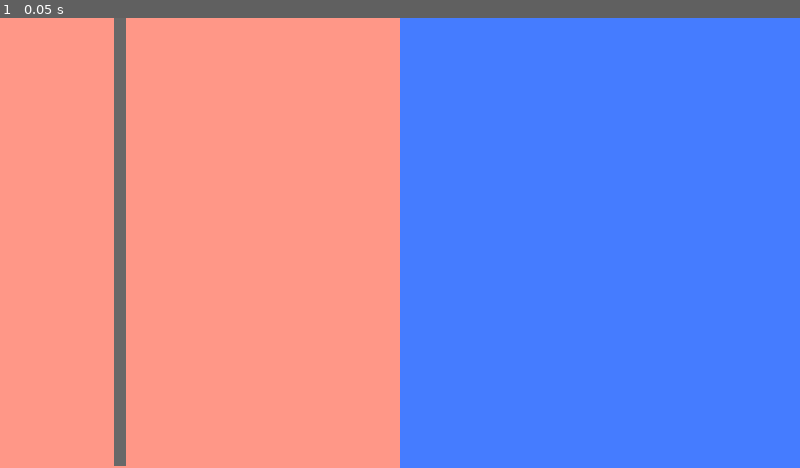
Above: before the commit, frame 1.
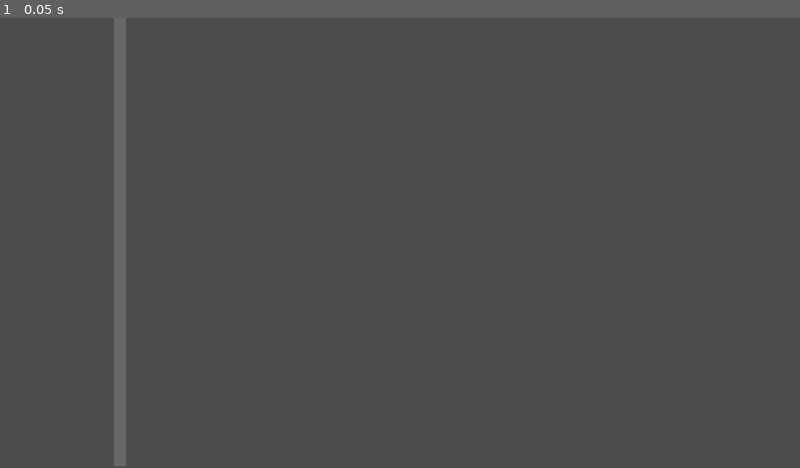
Above: after the commit, the same moment.

Repository: LucieFaure-Beaulande/neopong
Game: Godot game, scene res://Game/board/board.tscn
The game is run twice, just before and just after one commit, with the same random seed, the same clock (stepped at 60 frames per second) and the same inputs.
Inputs:
- Up to frame 1 (0.05 s): no input

The runs differ from the first frame. In frame 1, 99% of the frame differs, in the area x 0-100%, y 0-100%.

Commit message:
changed projectile size

Diff:
--- a/Game/board/board.tscn
+++ b/Game/board/board.tscn
@@ -20,6 +20,7 @@
 rotation = -1.5707964
 
 [node name="ColorRect" type="ColorRect" parent="." unique_id=1737327288]
+visible = false
 offset_right = 720.0
 offset_bottom = 640.0
 mouse_filter = 1
@@ -27,6 +28,7 @@
 metadata/_edit_use_anchors_ = true
 
 [node name="ColorRect2" type="ColorRect" parent="." unique_id=1419195896]
+visible = false
 offset_top = 640.0
 offset_right = 720.0
 offset_bottom = 1280.0
@@ -42,12 +44,13 @@
 [node name="CollisionShape2D" type="CollisionShape2D" parent="Slingshot" unique_id=1234964609]
 position = Vector2(361.75, 1133.5)
 shape = SubResource("RectangleShape2D_43rjr")
+debug_color = Color(0.7375592, 0.46834207, 0.031818468, 0.41960785)
 
 [node name="VacuumZone" parent="." unique_id=1960340670 instance=ExtResource("1_qj6ra")]
 position = Vector2(360, 1143)
 
 [node name="CollisionShape2D" type="CollisionShape2D" parent="VacuumZone" unique_id=728963688]
-position = Vector2(-3, 2)
+position = Vector2(-6.0000176, -988)
 shape = SubResource("RectangleShape2D_uhwdc")
 debug_color = Color(0.9902335, 0, 0.2865104, 0.41960785)
 
--- a/Game/slingshot/slingshot.tscn
+++ b/Game/slingshot/slingshot.tscn
@@ -2,11 +2,9 @@
 
 [ext_resource type="Texture2D" uid="uid://ioxodhhnvrbk" path="res://Game/slingshot/assets/trajectory_dash_line.png" id="1_2vby6"]
 [ext_resource type="Script" uid="uid://ns6s3mn2ncxi" path="res://Game/slingshot/slingshot.gd" id="1_wkq5f"]
-[ext_resource type="PackedScene" uid="uid://v0s1jbtupl54" path="res://Game/slingshot/slingshot_projectile.tscn" id="2_xxrtu"]
 
 [node name="Slingshot" type="Area2D" unique_id=518190497]
 script = ExtResource("1_wkq5f")
-projectile_scene = ExtResource("2_xxrtu")
 metadata/_custom_type_script = "uid://cbynmiekcj4to"
 
 [node name="LineLeft" type="Line2D" parent="." unique_id=2131308657]
--- a/Game/slingshot/slingshot_projectile.tscn
+++ b/Game/slingshot/slingshot_projectile.tscn
@@ -5,11 +5,10 @@
 bounce = 1.0
 
 [sub_resource type="SphereMesh" id="SphereMesh_43rjr"]
-radius = 20.0
-height = 40.0
+radius = 10.0
+height = 20.0
 
 [sub_resource type="CircleShape2D" id="CircleShape2D_3j5br"]
-radius = 20.024984
 
 [node name="SlingshotProjectile" type="RigidBody2D" unique_id=627719562 groups=["projectile"]]
 physics_material_override = SubResource("PhysicsMaterial_71ro0")
